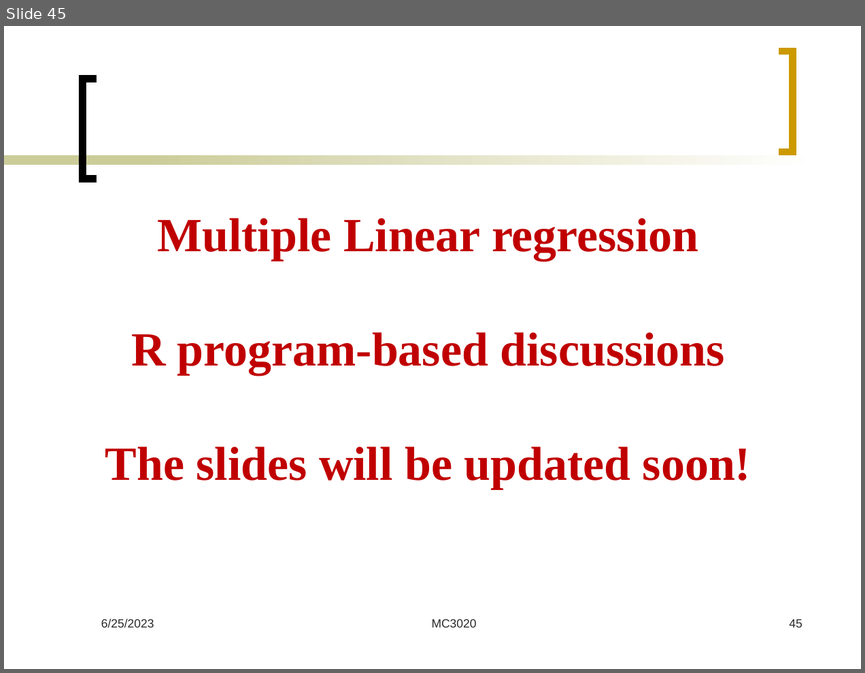
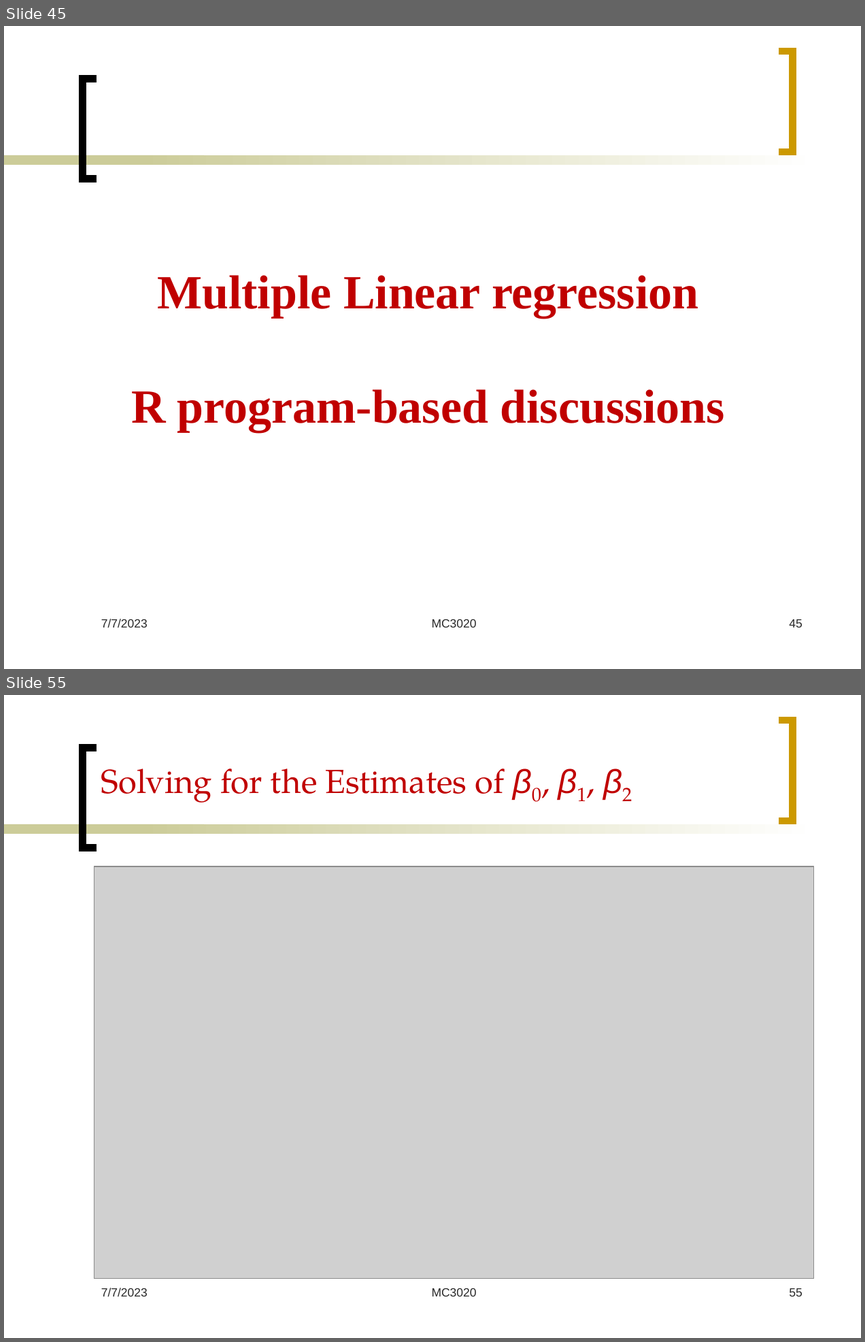
Before and after one commit to Mayooran1987/MC3020, a slide deck: Lect_6.pptx. Shown one above the other, each under a label of ours: slide 45 before the commit, slides 45 and 55 after it; the slides between them are not shown. The pictures are 865x673 and 865x1342 pixels, drawn with LibreOffice and Linux fonts; fonts in the diff are those of the drawing; grey boxes stand for pictures. Boxes give left, top, right and bottom in pixels: in the first picture for what was removed or moved away, otherwise in the second. Text is boxed around its words. In the diff, an @@ line names an element or a change of style, - is before the commit and + after.

```diff
--- a/Lect_6.pptx
+++ b/Lect_6.pptx
@@ slide 55 added at [4, 695, 861, 1338], background #FFFFFF; not listed: 4 template elements that a slide beside it also shows @@
@@ text added at [101, 768, 504, 802], 28 pt, text #C00000 @@
+Solving for the Estimates of β0, β1, β2
@@ picture added at [94, 866, 814, 1278] @@
@@ text added at [101, 1287, 147, 1296], 10 pt, text #292929 @@
+7/7/2023
@@ text added at [432, 1287, 477, 1296], 10 pt, text #292929 @@
+MC3020
@@ page number added at [789, 1288, 802, 1296], 10 pt, text #292929 @@
+55
@@ slide 45 changed as well @@
@@ title at [131, 275, 725, 432]: text changed @@
-Multiple Linear regression
-R program-based discussions
-The slides will be updated soon!
+Multiple Linear regression
+R program-based discussions
@@ text at [101, 618, 147, 627]: text changed @@
-6/25/2023
+7/7/2023
```
Also in this commit, not shown: 44 other slides changed, 37 other slides added.
